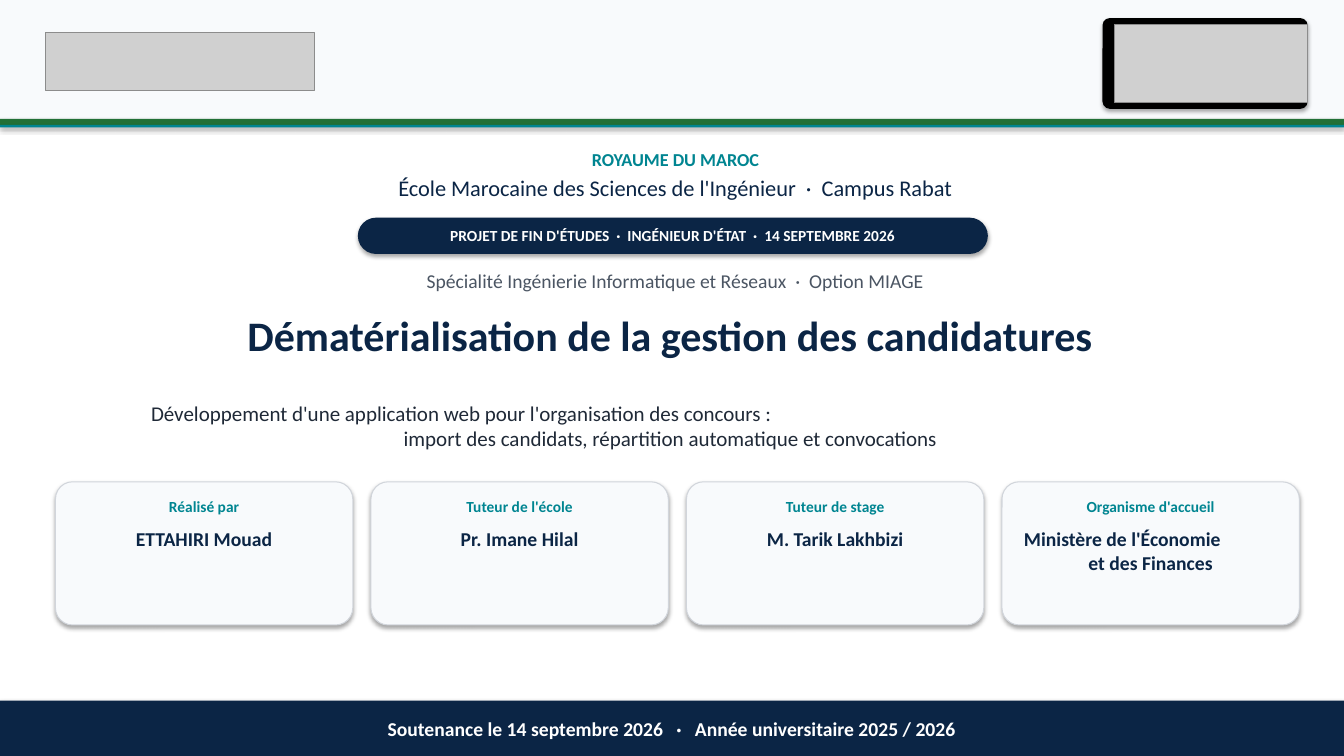
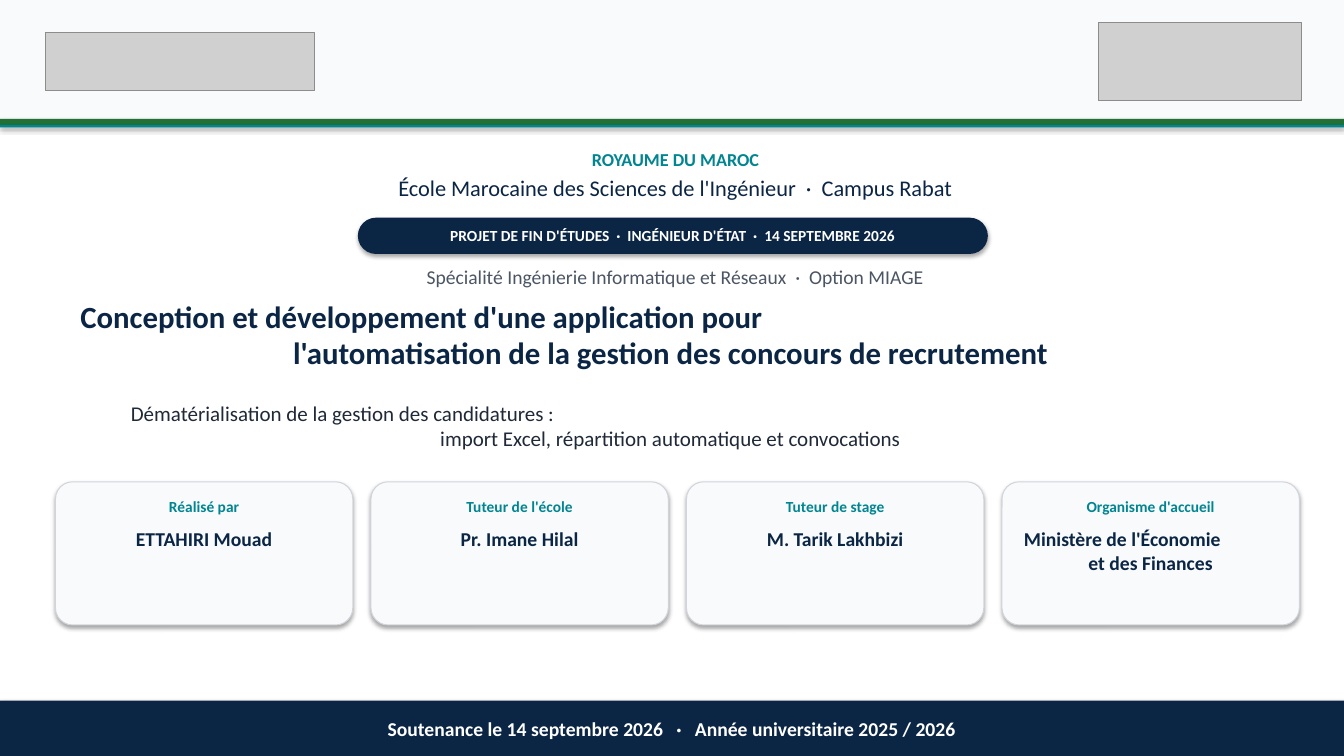
Before and after one commit to mouadofficiel2003/PFE2, a slide deck: slide 1 of soutenance/Soutenance-PFE-ETTAHIRI-Mouad.pptx. Drawn at 1344x756 pixels with LibreOffice and Linux fonts; fonts in the diff are those of the drawing; grey boxes stand for pictures. Boxes give left, top, right and bottom in pixels: in the first picture for what was removed or moved away, otherwise in the second. Text is boxed around its words. In the diff, an @@ line names an element or a change of style, - is before the commit and + after.

```diff
--- a/soutenance/Soutenance-PFE-ETTAHIRI-Mouad.pptx
+++ b/soutenance/Soutenance-PFE-ETTAHIRI-Mouad.pptx
@@ picture: place and size @@
-picture at (1115,24,1309,103)
+picture at (1098,22,1302,101)
@@ rounded rectangle removed at (1103,18,1309,109) @@
@@ text "Spécialité Ingénierie Informatique et Réseaux ...": place and size @@
-text "Spécialité Ingénierie Informatique et Réseaux ..." at (427,274,923,292)
+text "Spécialité Ingénierie Informatique et Réseaux ..." at (427,270,923,288)
@@ text at (80,306,1047,370): text changed; size 15 to 22 pt; text colour #1F2937 to #0B2545; bold on @@
-Développement d'une application web pour l'organisation des concours :
-import des candidats, répartition automatique et convocations
+Conception et développement d'une application pour
+l'automatisation de la gestion des concours de recrutement
@@ text at (131,406,900,450): text changed; size 30 to 15 pt; text colour #0B2545 to #1F2937; bold off @@
-Dématérialisation de la gestion des candidatures
+Dématérialisation de la gestion des candidatures :
+import Excel, répartition automatique et convocations
```
Also in this commit, not shown: 28 other slides changed, 45 other files.
